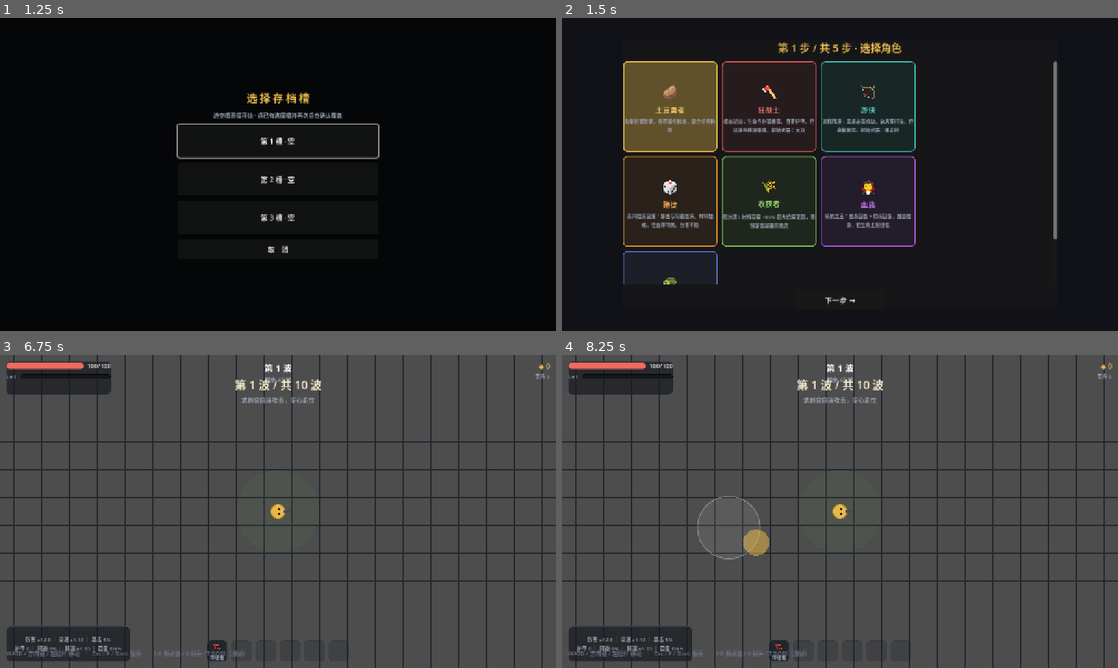
Above: before the commit, frames 1-4 (two rows, left to right).
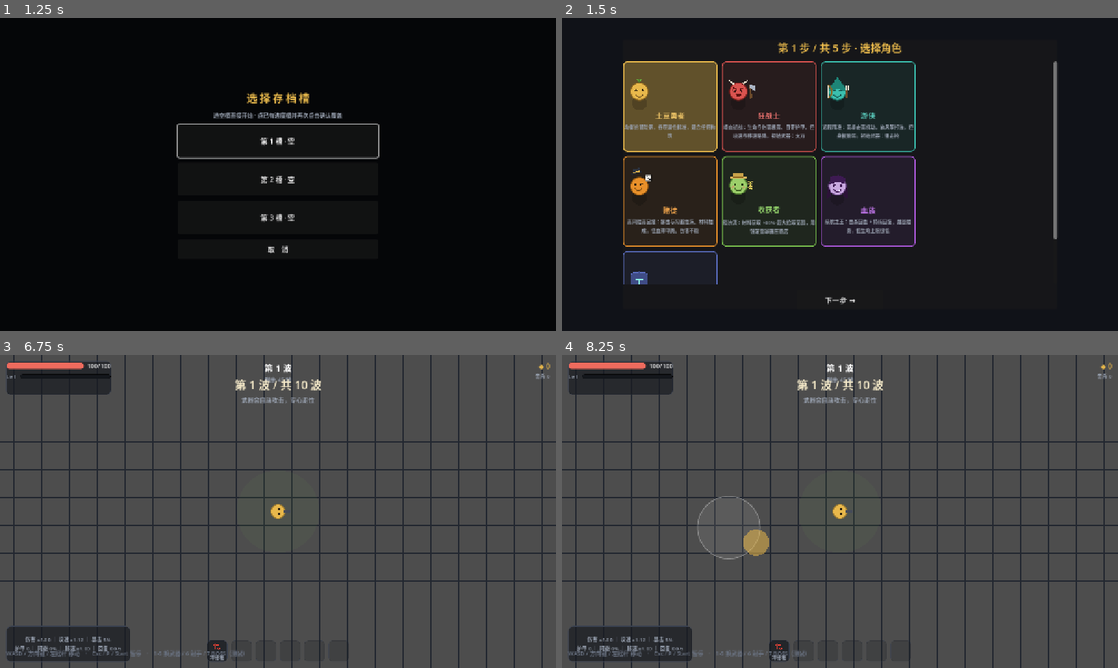
Above: after the commit, the same moments.

Repository: CONQUERORLL/TheGreatestProject
Game: Godot game, scene res://scenes/ui/main_menu.tscn
Two runs of this game, one before a commit and one after it. Both use one fixed random seed, a clock stepped at 60 frames per second and the inputs below.
Inputs (mouse positions are in pixels of both pictures, inside the frame that each line leads up to):
- Up to frame 1 (1.25 s): click "开 始 游 戏" at 0.5 s
- Up to frame 2 (1.5 s): click "第 1 槽 · 空" at 1.25 s
- Up to frame 3 (6.75 s): click (105, 442) at 2.02 s; click (205, 442) at 2.77 s; click (305, 442) at 3.52 s; click "上一步（Esc）" at 4.25 s; click (405, 442) at 5.02 s; click "下一步 →" at 5.75 s; click "开 始 游 戏" at 6.5 s
- Up to frame 4 (8.25 s): tap Enter (ui_accept) at 7.25, 7.52, 8 s; move the mouse to (962, 495) at 7.27 s; hold D (move_right) 7.28-8 s; tap 1 at 7.35 s; click (962, 495) at 7.42 s; drag from (728, 527) to (812, 574) at 8.02 s

Frame 1 is identical in both runs. In frame 2, 5.5% of the frame differs, in the area x 11-64%, y 18-86%; in frame 3, less than 0.1%; in frame 4, less than 0.1%.

Commit message:
feat: 角色专属人物 UI（程序化头像）应用于角色选择/商店/暂停/游戏内
- 新增 CharacterAvatar：纯代码绘制的像素风角色形象（无贴图资源），内置 7 角色专属造型：
  土豆勇者（嫩芽土豆）、狂战士（双角怒目+战斧+伤疤）、游侠（兜帽+长弓+箭袋）、
  赌徒（歪礼帽+眨眼+骰子）、收获者（草帽+红润脸颊+麦穗）、血族（背头尖牙+高领披风）、
  铁卫（方盔 T 型观察缝+护盾）；mod 自定义角色回退为主题色通用土豆头
- 角色选择向导卡片：emoji 图标替换为 76px 专属头像
- 商店/暂停面板角色栏：44px 头像 + 角色名
- 游戏内角色本体按角色主题色着色（游戏内外形象一致）
- 冒烟测试新增头像存在断言；多 seed 回归 + 主菜单场景无头启动全部 PASS

Diff:
--- a/game/scripts/characters/player.gd
+++ b/game/scripts/characters/player.gd
@@ -203,9 +203,11 @@
 	# 角色+枪整体朝向 facing（射击时更新，移动时跟随输入方向）
 	var r: float = Config.PLAYER.radius
 	draw_circle(Vector2.ZERO, stats.pickup_range, Color(0.494, 0.784, 0.31, 0.05))
-	# 身体
-	draw_circle(Vector2.ZERO, r, Color("e8b84b"))
-	draw_arc(Vector2.ZERO, r, 0.0, TAU, 40, Color("b98a2e"), 2.0, true)
+	# 身体：按角色主题色着色（游戏内外形象一致）
+	var body_col: Color = Color(String(Registry.get_character(
+		GameState.character_id).get("color", "#e8b84b")))
+	draw_circle(Vector2.ZERO, r, body_col)
+	draw_arc(Vector2.ZERO, r, 0.0, TAU, 40, body_col.darkened(0.35), 2.0, true)
 	# 旋转坐标系：眼睛+枪一起朝向 facing
 	draw_set_transform(Vector2.ZERO, facing, Vector2.ONE)
 	# 眼睛（朝前 = +X 方向）
--- a/game/scripts/main.gd
+++ b/game/scripts/main.gd
@@ -382,13 +382,12 @@
 	var ch: Dictionary = Registry.get_character(GameState.character_id)
 	var head := HBoxContainer.new()
 	head.mouse_filter = Control.MOUSE_FILTER_IGNORE
-	var ico := Label.new()
-	ico.text = ch.get("ico", "🧑")
-	ico.add_theme_font_size_override("font_size", 22)
-	ico.mouse_filter = Control.MOUSE_FILTER_IGNORE
-	head.add_child(ico)
+	var av := CharacterAvatar.new()
+	av.setup(GameState.character_id, 44.0)
+	head.add_child(av)
 	var nm := Label.new()
 	nm.text = " %s" % ch.get("name", "?")
+	nm.size_flags_vertical = Control.SIZE_SHRINK_CENTER
 	nm.add_theme_font_size_override("font_size", 17)
 	nm.add_theme_color_override("font_color", Color("e8b84b"))
 	nm.mouse_filter = Control.MOUSE_FILTER_IGNORE
--- /dev/null
+++ b/game/scripts/ui/character_avatar.gd
@@ -0,0 +1,202 @@
+class_name CharacterAvatar
+extends Control
+## 角色专属头像：程序化绘制每个角色的像素风人物形象（无贴图资源）。
+## 内置 7 角色：土豆勇者/狂战士/游侠/赌徒/收获者/血族/铁卫；
+## 未知角色（mod 自定义）回退为角色主题色的通用土豆头。
+## 用法：var av := CharacterAvatar.new(); av.setup("berserker", 72.0)
+
+var char_id := "potato"
+var avatar_size := 72.0
+
+func setup(id: String, size: float = 72.0) -> void:
+	char_id = id
+	avatar_size = size
+	custom_minimum_size = Vector2(size, size)
+	mouse_filter = Control.MOUSE_FILTER_IGNORE
+
+func _draw() -> void:
+	# 以 72px 基准坐标绘制，先设缩放再落笔
+	var s := avatar_size / 72.0
+	draw_set_transform(Vector2.ZERO, 0.0, Vector2(s, s))
+	var c := Vector2(36.0, 38.0)  # 头部中心
+	var r := 19.0
+	var ch: Dictionary = Registry.get_character(char_id)
+	var theme_col: Color = Color(String(ch.get("color", "#e8b84b")))
+	# 底座阴影（所有角色统一的落地面）
+	draw_circle(Vector2(c.x, c.y + r + 6.0), r * 0.85, Color(0.0, 0.0, 0.0, 0.18))
+	match char_id:
+		"berserker": _draw_berserker(c, r)
+		"ranger": _draw_ranger(c, r)
+		"gambler": _draw_gambler(c, r)
+		"farmer": _draw_farmer(c, r)
+		"vampire": _draw_vampire(c, r)
+		"guardian": _draw_guardian(c, r)
+		_: _draw_potato(c, r, theme_col)
+
+# ---------------- 通用部件 ----------------
+
+func _head(col: Color, c: Vector2, r: float, outline_col := Color(0.0, 0.0, 0.0, 0.45)) -> void:
+	draw_circle(c, r, col)
+	draw_arc(c, r, 0.0, TAU, 36, outline_col, 2.0, true)
+
+func _eyes(c: Vector2, r: float, eye_col := Color("2b2110"), dx := 7.5, dy := -2.0, er := 2.6) -> void:
+	draw_circle(c + Vector2(-dx, dy), er, eye_col)
+	draw_circle(c + Vector2(dx, dy), er, eye_col)
+
+func _smile(c: Vector2, r: float, col := Color("6b4d1f")) -> void:
+	draw_arc(c + Vector2(0.0, 4.0), r * 0.42, 0.35, PI - 0.35, 12, col, 2.0, true)
+
+# ---------------- 各角色形象 ----------------
+
+## 土豆勇者：金棕土豆 + 顶部嫩芽（经典原型造型）
+func _draw_potato(c: Vector2, r: float, col: Color) -> void:
+	_head(col, c, r, Color("8a6420"))
+	_eyes(c, r)
+	_smile(c, r)
+	# 顶部嫩芽：茎 + 两片叶
+	var stem := c + Vector2(0.0, -r)
+	draw_line(stem, stem + Vector2(0.0, -7.0), Color("4a7c2a"), 3.0)
+	draw_colored_polygon(PackedVector2Array([
+		stem + Vector2(0.0, -6.0), stem + Vector2(-8.0, -11.0), stem + Vector2(-2.0, -3.0)]),
+		Color("6aa93e"))
+	draw_colored_polygon(PackedVector2Array([
+		stem + Vector2(0.0, -6.0), stem + Vector2(8.0, -11.0), stem + Vector2(2.0, -3.0)]),
+		Color("6aa93e"))
+
+## 狂战士：赤红 + 怒眉 + 双角 + 战斧
+func _draw_berserker(c: Vector2, r: float) -> void:
+	_head(Color("d9534f"), c, r, Color("7c1f1c"))
+	# 怒眉 + 眼
+	draw_line(c + Vector2(-11.0, -8.0), c + Vector2(-3.0, -5.0), Color("5c1210"), 3.0)
+	draw_line(c + Vector2(11.0, -8.0), c + Vector2(3.0, -5.0), Color("5c1210"), 3.0)
+	draw_circle(c + Vector2(-7.0, -1.5), 2.4, Color("2b0d0c"))
+	draw_circle(c + Vector2(7.0, -1.5), 2.4, Color("2b0d0c"))
+	# 咆哮嘴（张开）
+	draw_colored_polygon(PackedVector2Array([
+		c + Vector2(-6.0, 5.0), c + Vector2(6.0, 5.0), c + Vector2(4.0, 11.0),
+		c + Vector2(-4.0, 11.0)]), Color("5c1210"))
+	# 左眼角伤疤
+	draw_line(c + Vector2(-14.0, -6.0), c + Vector2(-10.0, 2.0), Color("8a3a36"), 2.0)
+	# 双角（头顶两侧斜插）
+	draw_colored_polygon(PackedVector2Array([
+		c + Vector2(-12.0, -14.0), c + Vector2(-22.0, -26.0), c + Vector2(-8.0, -18.0)]),
+		Color("e8dcc8"))
+	draw_colored_polygon(PackedVector2Array([
+		c + Vector2(12.0, -14.0), c + Vector2(22.0, -26.0), c + Vector2(8.0, -18.0)]),
+		Color("e8dcc8"))
+	# 战斧（右侧）：木柄 + 弧形斧刃
+	var hh := c + Vector2(r + 6.0, -r + 4.0)
+	draw_line(hh, hh + Vector2(3.0, 30.0), Color("6b4a2a"), 4.0)
+	draw_colored_polygon(PackedVector2Array([
+		hh, hh + Vector2(14.0, 4.0), hh + Vector2(11.0, 14.0), hh + Vector2(2.0, 9.0)]),
+		Color("aab4c4"))
+
+## 游侠：青绿兜帽 + 箭羽眼 + 长弓
+func _draw_ranger(c: Vector2, r: float) -> void:
+	_head(Color("3bbfae"), c, r, Color("186b60"))
+	# 兜帽：上半覆盖的深色弧冠 + 帽尖
+	draw_colored_polygon(PackedVector2Array([
+		c + Vector2(-r - 2.0, 2.0), c + Vector2(0.0, -r - 14.0), c + Vector2(r + 2.0, 2.0),
+		c + Vector2(0.0, -6.0)]), Color("1d8577"))
+	# 兜帽阴影下的眼（冷静细长）
+	draw_line(c + Vector2(-10.0, -2.0), c + Vector2(-4.0, -2.0), Color("0d3f39"), 3.0)
+	draw_line(c + Vector2(10.0, -2.0), c + Vector2(4.0, -2.0), Color("0d3f39"), 3.0)
+	_smile(c, r, Color("0d4a44"))
+	# 肩后箭袋（两支箭羽）
+	draw_rect(Rect2(c + Vector2(r - 2.0, -4.0), Vector2(6.0, 18.0)), Color("6b4a2a"))
+	draw_line(c + Vector2(r + 1.0, -4.0), c + Vector2(r + 1.0, -12.0), Color("e8e2d0"), 2.0)
+	draw_line(c + Vector2(r + 4.0, -4.0), c + Vector2(r + 4.0, -13.0), Color("e8e2d0"), 2.0)
+	# 长弓（左侧）：弓臂 + 弦
+	var bow_c := c + Vector2(-r - 8.0, 0.0)
+	draw_arc(bow_c, 15.0, -1.1, 1.1, 16, Color("8a6420"), 3.5, true)
+	draw_line(bow_c + Vector2.from_angle(-1.1) * 15.0,
+		bow_c + Vector2.from_angle(1.1) * 15.0, Color("d8d3c4"), 1.5)
+
+## 赌徒：橙色 + 歪礼帽 + 眨眼 + 骰子
+func _draw_gambler(c: Vector2, r: float) -> void:
+	_head(Color("e8902a"), c, r, Color("8a5210"))
+	# 歪礼帽（旋转的帽冠 + 帽檐）
+	draw_set_transform(c + Vector2(0.0, -r + 2.0), -0.28, Vector2.ONE)
+	draw_rect(Rect2(-13.0, -14.0, 26.0, 4.0), Color("22262f"))    # 帽檐
+	draw_rect(Rect2(-8.0, -22.0, 16.0, 9.0), Color("2c323e"))     # 帽冠
+	draw_rect(Rect2(-8.0, -16.0, 16.0, 3.0), Color("e8b84b"))     # 帽带
+	draw_set_transform(Vector2.ZERO, 0.0, Vector2.ONE)
+	# 左眼睁 + 右眼眨（挑逗表情）
+	draw_circle(c + Vector2(-7.0, -2.0), 2.6, Color("2b2110"))
+	draw_line(c + Vector2(4.0, -2.0), c + Vector2(10.0, -3.0), Color("2b2110"), 3.0)
+	_smile(c, r, Color("7a4a12"))
+	# 漂浮骰子（右上角）
+	var d := c + Vector2(r + 4.0, -r + 2.0)
+	draw_rect(Rect2(d - Vector2(7.0, 7.0), Vector2(14.0, 14.0)), Color("f2f0ea"))
+	draw_rect(Rect2(d - Vector2(7.0, 7.0), Vector2(14.0, 14.0)), Color(0.0, 0.0, 0.0, 0.4), false, 2.0)
+	draw_circle(d + Vector2(-3.5, -3.5), 1.6, Color("22262f"))
+	draw_circle(d + Vector2(0.0, 0.0), 1.6, Color("22262f"))
+	draw_circle(d + Vector2(3.5, 3.5), 1.6, Color("22262f"))
+
+## 收获者：草绿 + 宽檐草帽 + 红润脸颊 + 麦穗
+func _draw_farmer(c: Vector2, r: float) -> void:
+	_head(Color("9ccf6a"), c, r, Color("4e7a2e"))
+	_eyes(c, r, Color("233a12"))
+	_smile(c, r, Color("3d5c22"))
+	# 红润脸颊
+	draw_circle(c + Vector2(-12.0, 4.0), 3.2, Color(0.92, 0.45, 0.40, 0.45))
+	draw_circle(c + Vector2(12.0, 4.0), 3.2, Color(0.92, 0.45, 0.40, 0.45))
+	# 宽檐草帽：帽冠 + 大帽檐 + 帽带
+	var hat := c + Vector2(0.0, -r + 3.0)
+	draw_rect(Rect2(hat + Vector2(-19.0, -2.0), Vector2(38.0, 5.0)), Color("d9b45e"))
+	draw_rect(Rect2(hat + Vector2(-10.0, -10.0), Vector2(20.0, 9.0)), Color("c9a24a"))
+	draw_rect(Rect2(hat + Vector2(-10.0, -4.0), Vector2(20.0, 3.0)), Color("8a6420"))
+	# 麦穗（右侧）
+	var w := c + Vector2(r + 7.0, -r + 10.0)
+	draw_line(w, w + Vector2(2.0, 20.0), Color("7c8a2e"), 2.5)
+	for i in 4:
+		var gy := w.y + 3.0 + float(i) * 4.5
+		draw_line(Vector2(w.x, gy), Vector2(w.x - 5.0, gy - 3.0), Color("e0c95e"), 2.0)
+		draw_line(Vector2(w.x, gy), Vector2(w.x + 5.0, gy - 3.0), Color("e0c95e"), 2.0)
+
+## 血族：苍白紫 + 背头 + 尖牙 + 高领披风
+func _draw_vampire(c: Vector2, r: float) -> void:
+	_head(Color("c9a8e0"), c, r, Color("5e3d78"))
+	_eyes(c, r, Color("3d1a52"), 7.5, -2.0, 2.6)
+	# 背头（深色前倾发型）
+	draw_colored_polygon(PackedVector2Array([
+		c + Vector2(-r + 1.0, -4.0), c + Vector2(-r + 4.0, -r - 2.0), c + Vector2(2.0, -r - 6.0),
+		c + Vector2(r - 1.0, -r + 2.0), c + Vector2(r - 4.0, -6.0), c + Vector2(0.0, -10.0)]),
+		Color("3d1a52"))
+	# 微笑 + 两颗尖牙
+	draw_arc(c + Vector2(0.0, 4.0), r * 0.42, 0.35, PI - 0.35, 12, Color("3d1a52"), 2.0, true)
+	draw_colored_polygon(PackedVector2Array([
+		c + Vector2(-5.0, 8.0), c + Vector2(-3.0, 8.0), c + Vector2(-4.0, 13.0)]), Color("f5f2f8"))
+	draw_colored_polygon(PackedVector2Array([
+		c + Vector2(3.0, 8.0), c + Vector2(5.0, 8.0), c + Vector2(4.0, 13.0)]), Color("f5f2f8"))
+	# 高领披风（底部两侧尖角）
+	draw_colored_polygon(PackedVector2Array([
+		c + Vector2(-r - 4.0, r + 8.0), c + Vector2(-r - 2.0, -2.0), c + Vector2(-r + 6.0, r + 2.0)]),
+		Color("2c1238"))
+	draw_colored_polygon(PackedVector2Array([
+		c + Vector2(r + 4.0, r + 8.0), c + Vector2(r + 2.0, -2.0), c + Vector2(r - 6.0, r + 2.0)]),
+		Color("2c1238"))
+
+## 铁卫：钢蓝方盔 + T 型观察缝 + 护盾
+func _draw_guardian(c: Vector2, r: float) -> void:
+	# 头部：略方的钢盔
+	draw_colored_polygon(PackedVector2Array([
+		c + Vector2(-r, -r + 4.0), c + Vector2(-r, r - 2.0), c + Vector2(-r + 4.0, r),
+		c + Vector2(r - 4.0, r), c + Vector2(r, r - 2.0), c + Vector2(r, -r + 4.0),
+		c + Vector2(r - 6.0, -r), c + Vector2(-r + 6.0, -r)]), Color("5a6dbf"))
+	draw_colored_polygon(PackedVector2Array([
+		c + Vector2(-r + 1.0, -r + 4.0), c + Vector2(-r + 1.0, r - 2.0), c + Vector2(-r + 4.0, r - 1.0),
+		c + Vector2(r - 4.0, r - 1.0), c + Vector2(r - 1.0, r - 2.0), c + Vector2(r - 1.0, -r + 4.0),
+		c + Vector2(r - 6.0, -r + 1.0), c + Vector2(-r + 6.0, -r + 1.0)]),
+		Color(0.0, 0.0, 0.0, 0.30))
+	# T 型观察缝（发光青色）
+	draw_rect(Rect2(c + Vector2(-9.0, -6.0), Vector2(18.0, 4.0)), Color("8ef0e2"))
+	draw_rect(Rect2(c + Vector2(-2.0, -2.0), Vector2(4.0, 9.0)), Color("8ef0e2"))
+	# 盔顶冠脊
+	draw_rect(Rect2(c + Vector2(-2.0, -r - 3.0), Vector2(4.0, 6.0)), Color("3d4c8a"))
+	# 护盾（前方）：盾体 + 纹章 + 描边
+	var sh := c + Vector2(0.0, r + 6.0)
+	var sb := Rect2(sh + Vector2(-15.0, -7.0), Vector2(30.0, 20.0))
+	draw_rect(sb, Color("3d4c8a"))
+	draw_rect(sb, Color("8ef0e2"), false, 2.0)
+	draw_circle(Vector2(sb.position.x + sb.size.x / 2.0, sb.position.y + sb.size.y / 2.0), 4.5, Color("8ef0e2"))
--- a/game/scripts/ui/main_menu.gd
+++ b/game/scripts/ui/main_menu.gd
@@ -293,7 +293,7 @@
 			for c: Dictionary in Registry.characters.values():
 				_options.add_child(_make_card(_g_char, c.id,
 					c.get("ico", "?"), c.name, c.get("desc", ""),
-					c.id == _sel_char, Color(c.get("color", "#e8b84b"))))
+					c.id == _sel_char, Color(c.get("color", "#e8b84b")), c.id))
 		1:
 			_options.columns = 4
 			# 默认选中角色专属初始武器（角色特色绑定，玩家仍可改选）
@@ -342,7 +342,8 @@
 
 ## 选项卡片：暗底 + 稀有度/角色/难度色描边，大图标 + 色名 + 描述；选中即确认
 ## 前三步自动进入下一步，最后一步聚焦"开始游戏"防误触
-func _make_card(group: ButtonGroup, id: String, ico: String, title_text: String, desc: String, pressed: bool, accent: Color) -> Button:
+## char_id 非空时卡面用程序化角色头像替代 emoji 图标
+func _make_card(group: ButtonGroup, id: String, ico: String, title_text: String, desc: String, pressed: bool, accent: Color, char_id: String = "") -> Button:
 	var b := Button.new()
 	b.toggle_mode = true
 	b.button_group = group
@@ -369,12 +370,18 @@
 	box.add_theme_constant_override("separation", 6)
 	box.mouse_filter = Control.MOUSE_FILTER_IGNORE
 	b.add_child(box)
-	var ico_l := Label.new()
-	ico_l.text = ico
-	ico_l.horizontal_alignment = HORIZONTAL_ALIGNMENT_CENTER
-	ico_l.add_theme_font_size_override("font_size", 36)
-	ico_l.mouse_filter = Control.MOUSE_FILTER_IGNORE
-	box.add_child(ico_l)
+	if char_id != "":
+		# 角色专属人物头像（程序化绘制）
+		var av := CharacterAvatar.new()
+		av.setup(char_id, 76.0)
+		box.add_child(av)
+	else:
+		var ico_l := Label.new()
+		ico_l.text = ico
+		ico_l.horizontal_alignment = HORIZONTAL_ALIGNMENT_CENTER
+		ico_l.add_theme_font_size_override("font_size", 36)
+		ico_l.mouse_filter = Control.MOUSE_FILTER_IGNORE
+		box.add_child(ico_l)
 	var name_l := Label.new()
 	name_l.text = title_text
 	name_l.horizontal_alignment = HORIZONTAL_ALIGNMENT_CENTER
--- a/game/scripts/ui/shop_ui.gd
+++ b/game/scripts/ui/shop_ui.gd
@@ -158,13 +158,12 @@
 	var ch: Dictionary = Registry.get_character(GameState.character_id)
 	var head := HBoxContainer.new()
 	head.mouse_filter = Control.MOUSE_FILTER_IGNORE
-	var ico := Label.new()
-	ico.text = ch.get("ico", "🧑")
-	ico.add_theme_font_size_override("font_size", 22)
-	ico.mouse_filter = Control.MOUSE_FILTER_IGNORE
-	head.add_child(ico)
+	var av := CharacterAvatar.new()
+	av.setup(GameState.character_id, 44.0)
+	head.add_child(av)
 	var nm := Label.new()
 	nm.text = " %s" % ch.get("name", "?")
+	nm.size_flags_vertical = Control.SIZE_SHRINK_CENTER
 	nm.add_theme_font_size_override("font_size", 17)
 	nm.add_theme_color_override("font_color", Color("e8b84b"))
 	nm.mouse_filter = Control.MOUSE_FILTER_IGNORE
--- a/game/tests/smoke_test.gd
+++ b/game/tests/smoke_test.gd
@@ -664,6 +664,15 @@
 	await get_tree().process_frame
 	if not menu._wizard.visible or menu._slots_panel.visible or not SaveRun.exists(1):
 		_fail("新局选槽未进入向导，或提前清除了旧档")
+		return
+	# 角色选择卡：每张卡内含程序化专属头像（CharacterAvatar）
+	var avatar_cnt := 0
+	for card in menu._options.get_children():
+		for box_child in card.get_child(0).get_children():
+			if box_child is CharacterAvatar:
+				avatar_cnt += 1
+	if avatar_cnt < 7:
+		_fail("角色卡专属头像缺失（%d/7）" % avatar_cnt)
 		return
 	var accept := InputEventAction.new()
 	accept.action = "ui_accept"
